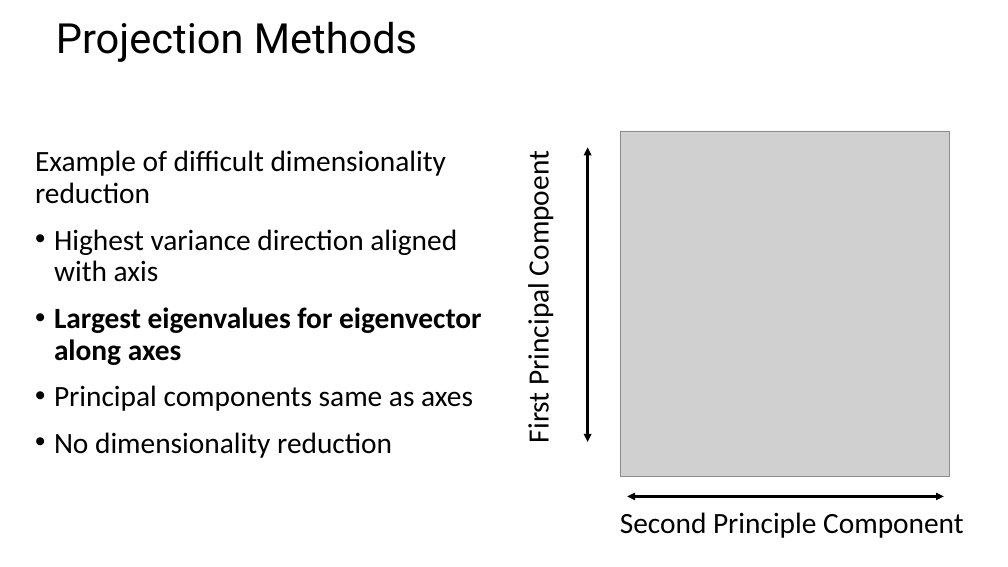
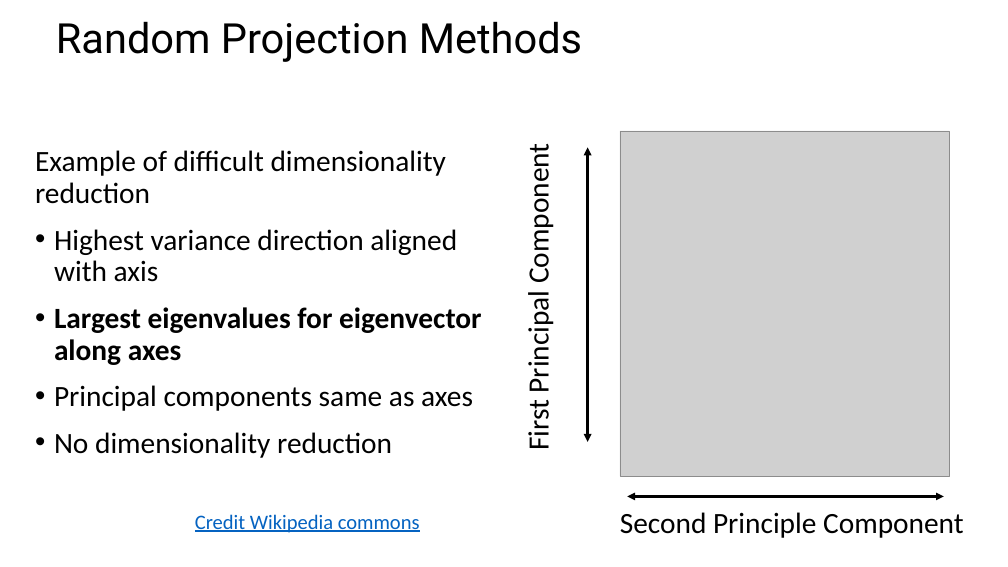
Before and after one commit to StephenElston/CSCI-E-108, a slide deck: slide 15 of slides/10_DimensionalityReduction_Part2.pptx (slide 16 before the commit). Drawn at 1008x567 pixels with LibreOffice and Linux fonts; fonts in the diff are those of the drawing; grey boxes stand for pictures. Boxes give left, top, right and bottom in pixels: in the first picture for what was removed or moved away, otherwise in the second. Text is boxed around its words. In the diff, an @@ line names an element or a change of style, - is before the commit and + after.

```diff
--- a/slides/10_DimensionalityReduction_Part2.pptx
+++ b/slides/10_DimensionalityReduction_Part2.pptx
@@ title at [56,21,582,62]: text changed @@
-Projection Methods
+Random Projection Methods
@@ text at [521,157,557,448]: text changed @@
-First Principal Compoent
+First Principal Component
@@ text added at [195,514,420,533], 19.6 pt, text #0563C1, underline @@
+Credit Wikipedia commons
```
Also in this commit, not shown: 10 other slides changed, 12 slides added.
